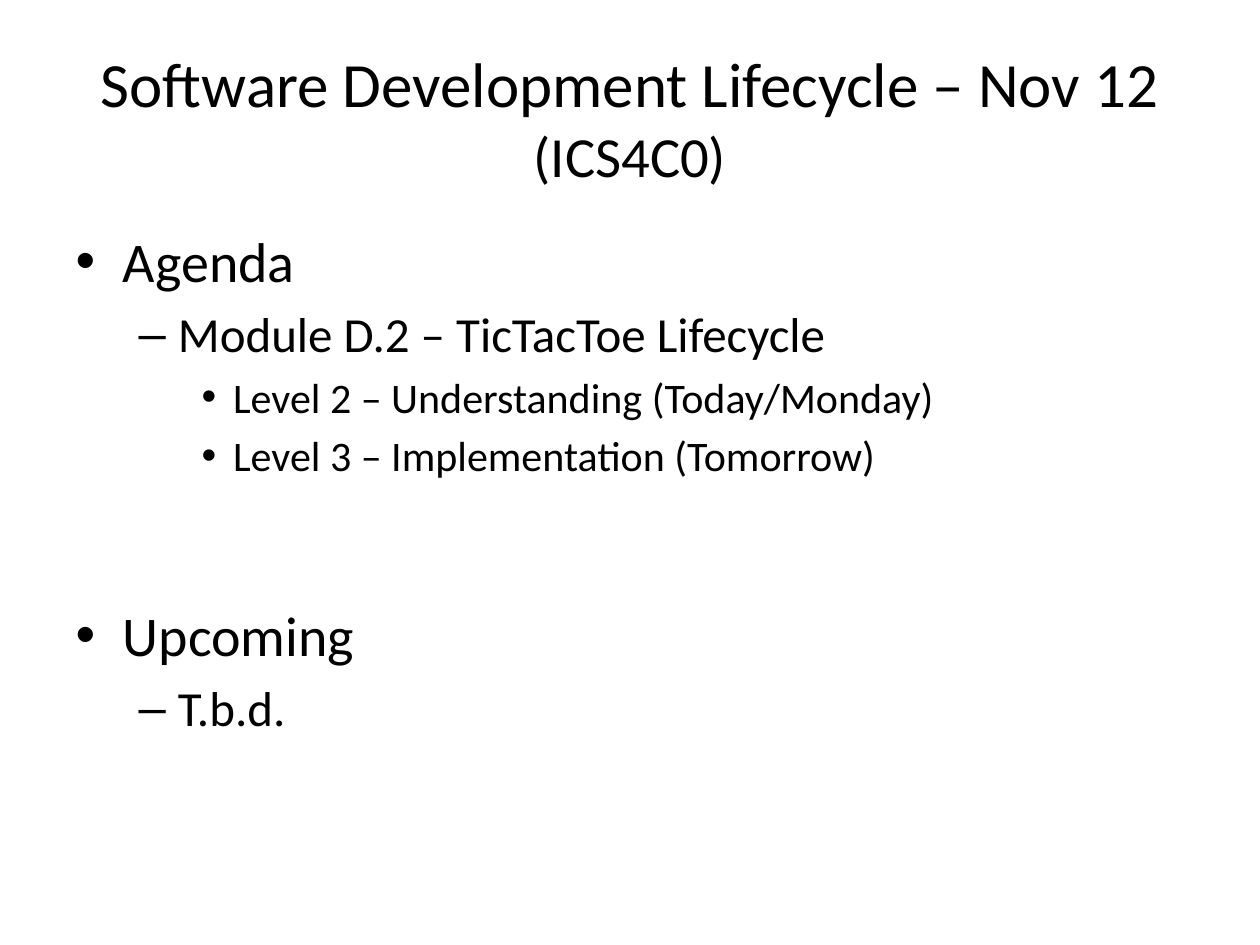
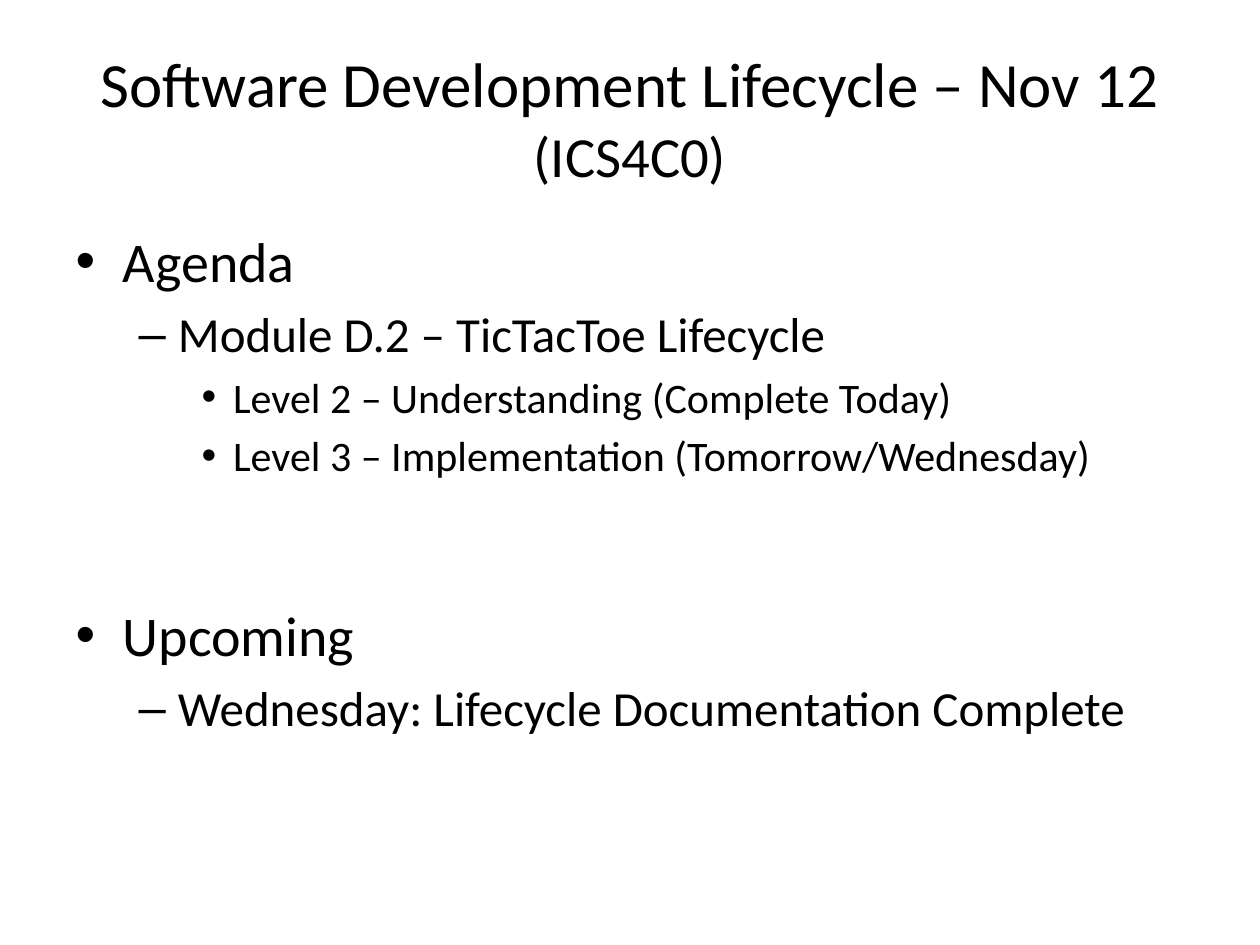
Before and after one commit to Greg5519/Old3C, a slide deck: slide 2 of Daily Agendas/Day11.1_OsConceptMap3.pptx. Drawn at 1260x945 pixels with LibreOffice and Linux fonts; fonts in the diff are those of the drawing. Boxes give left, top, right and bottom in pixels: in the first picture for what was removed or moved away, otherwise in the second. Text is boxed around its words. In the diff, an @@ line names an element or a change of style, - is before the commit and + after.

```diff
--- a/Daily Agendas/Day11.1_OsConceptMap3.pptx
+++ b/Daily Agendas/Day11.1_OsConceptMap3.pptx
@@ text at (x1=233, y1=382, x2=1089, y2=478): text changed @@
-    • Level 2 – Understanding (Today/Monday)
-    • Level 3 – Implementation (Tomorrow)
+    • Level 2 – Understanding (Complete Today)
+    • Level 3 – Implementation (Tomorrow/Wednesday)
@@ text at (x1=178, y1=692, x2=1124, y2=734): text changed @@
-  – T.b.d.
+  – Wednesday: Lifecycle Documentation Complete
```
Also in this commit, not shown: 5 other files.
